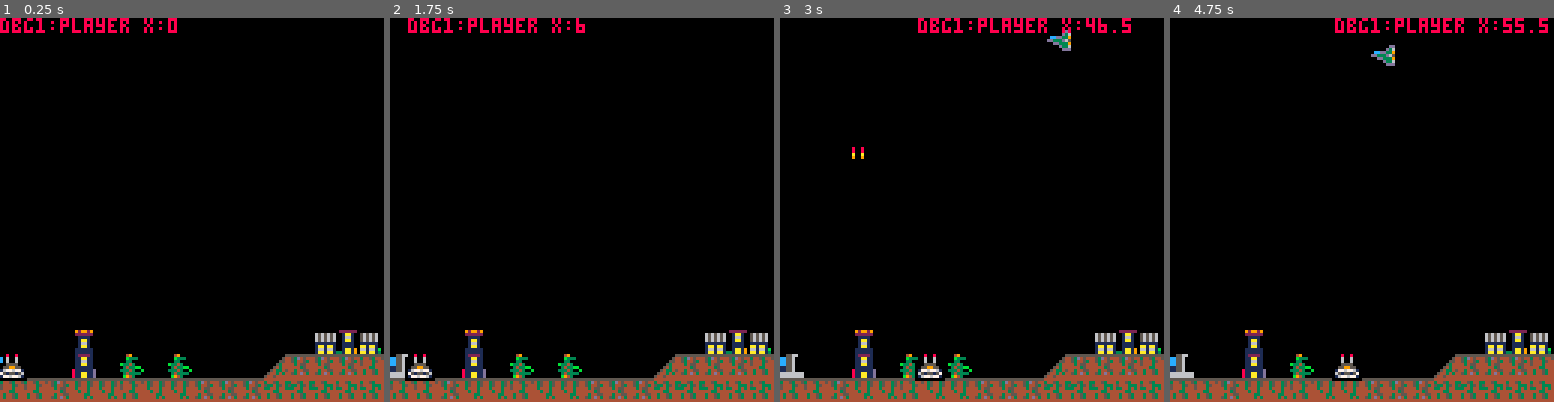
Above: before the commit, frames 1-4 (left to right).
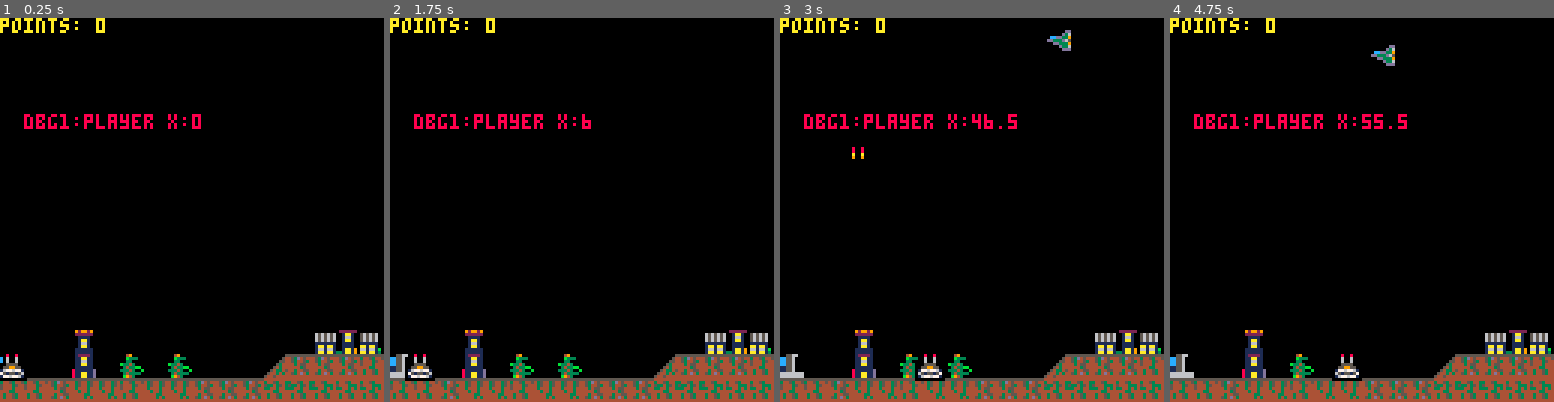
Above: after the commit, the same moments.

Repository: lauripaulo/pico8-games
Game: PICO-8 cartridge picotank/picotank.p8
Two runs of this game, one before a commit and one after it. Both use one fixed random seed, a clock stepped at 60 frames per second and the inputs below.
Inputs:
- Up to frame 1 (0.25 s): no input
- Up to frame 2 (1.75 s): hold Right from 1.6 s (still down)
- Up to frame 3 (3 s): release Right at 2.1 s; hold Up 2.15-2.42 s; hold Right from 2.47 s (still down)
- Up to frame 4 (4.75 s): release Right at 3.03 s; hold Left 3.08-3.58 s; hold Right 4.02-4.68 s; hold Up from 4.73 s (still down)

The runs differ from the first frame. In frame 1, 1.7% of the frame differs, in the area x 0-53%, y 0-29%; in frame 2, 1.8%; in frame 3, 2.2%; in frame 4, 2.2%, in the area x 0-99%, y 0-29%.

Commit message:
Fix camera and added points

Diff:
--- a/picotank/picotank.p8
+++ b/picotank/picotank.p8
@@ -307,6 +307,7 @@
   draw_shots()
   draw_explosions()
   print_debug()
+  draw_stats()
 end
 
 function draw_map()
@@ -324,12 +325,18 @@
 end
 
 function print_debug()
+  camera()
   local i=1
   for debug_info in all(dbg) do
-    print("dbg"..i..":"..debug_info, player.x, 0, 8)
+    print("dbg"..i..":"..debug_info, 8, 32, 8)
     i=i + 1
   end
   dbg={}
+end
+
+function draw_stats()
+  camera()
+  print("points: "..player.points, 0, 0, 10)
 end
 
 function draw_enemies()
